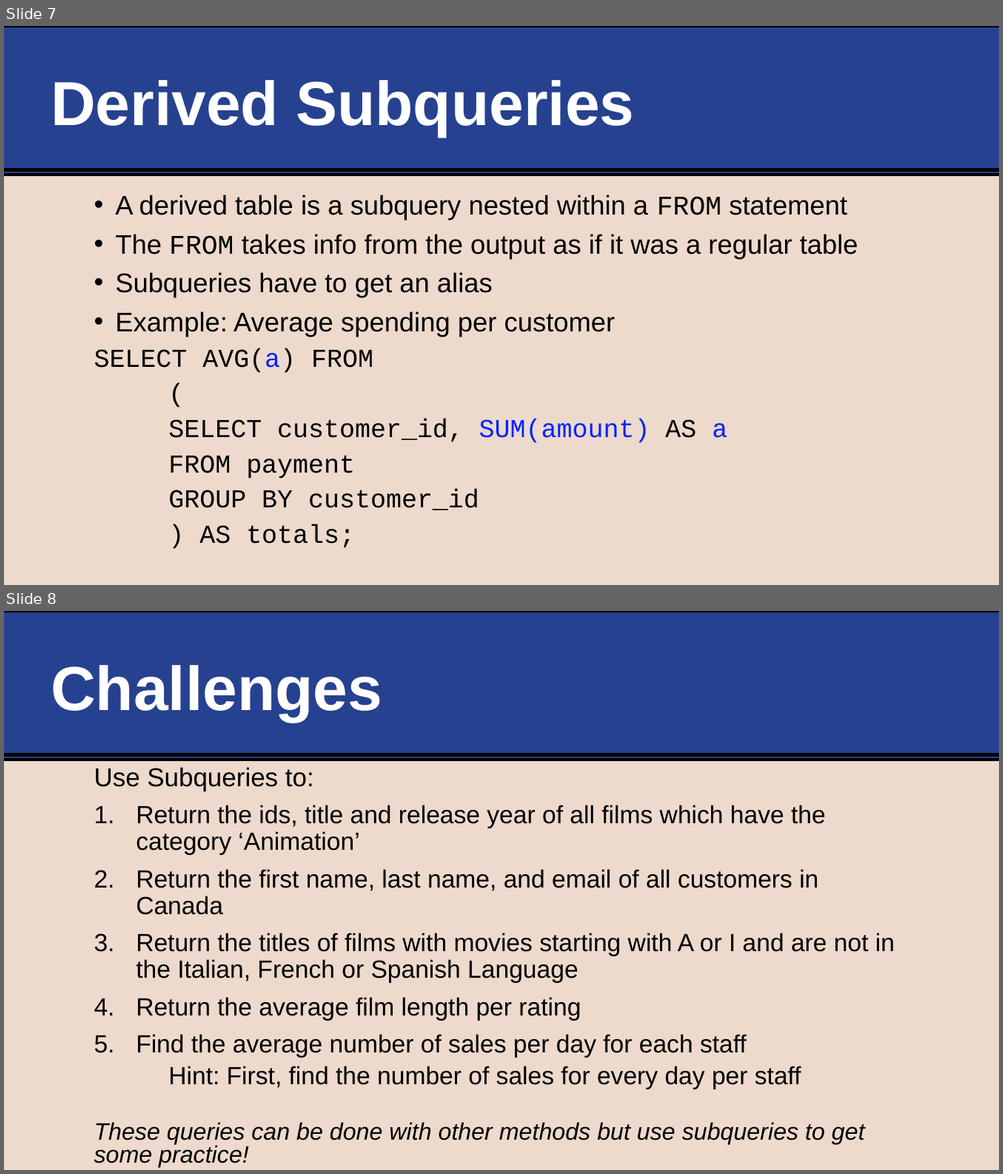
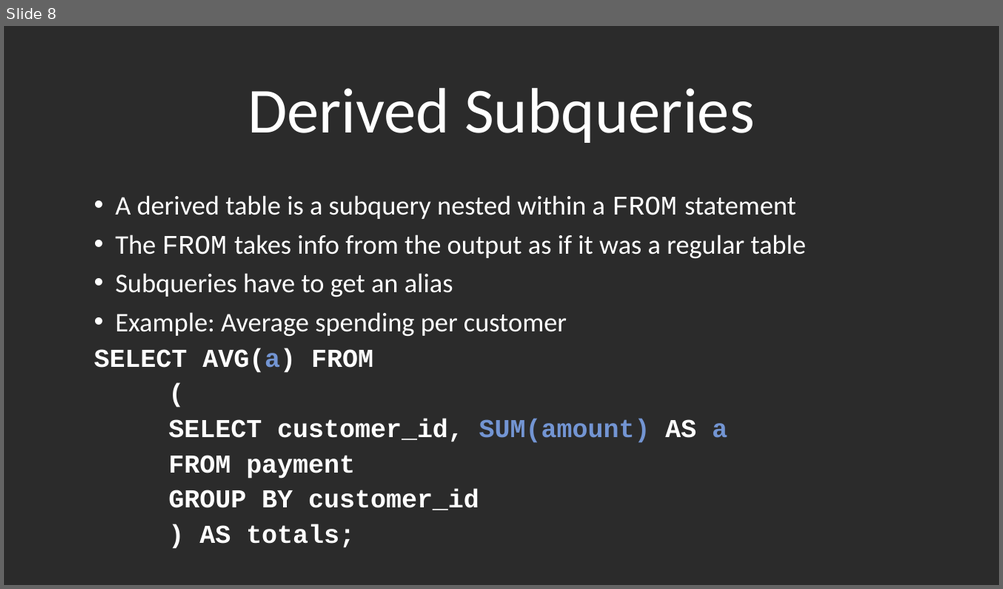
Before and after one commit to life-efficient/Data-Engineering, a slide deck: 2. SQL/5. Subqueries/5. SQL Subqueries.pptx. Shown one above the other, each under a label of ours: slides 7 and 8 before the commit, slide 8 after it. The pictures are 1003x1174 and 1003x589 pixels, drawn with LibreOffice and Linux fonts; fonts in the diff are those of the drawing; background and template pictures are left out; a plain dark background stands for a picture behind light text. Boxes give left, top, right and bottom in pixels: in the first picture for what was removed or moved away, otherwise in the second. Text is boxed around its words. In the diff, an @@ line names an element or a change of style, - is before the commit and + after.

```diff
--- a/2. SQL/5. Subqueries/5. SQL Subqueries.pptx
+++ b/2. SQL/5. Subqueries/5. SQL Subqueries.pptx
@@ slide 8 removed at (4,611,999,1170), background #EDDACC @@
@@ rectangle removed at (4,611,999,760) @@
@@ title removed at (51,665,382,721) @@
-Challenges
@@ line removed from (4, 755) to (999, 755) @@
@@ text removed at (94,767,894,1168) @@
-Use Subqueries to:
-1. Return the ids, title and release year of all films which have the category ‘Animation’
-2. Return the first name, last name, and email of all customers in Canada
-3. Return the titles of films with movies starting with A or I and are not in the Italian, French or Spanish Language
-4. Return the average film length per rating
-5. Find the average number of sales per day for each staff
-  Hint: First, find the number of sales for every day per staff
-These queries can be done with other methods but use subqueries to get some practice!
@@ what was slide 7 is now slide 8 @@
@@ slide 8 changed as well @@
@@ background #EDDACC to picture (left out) @@
@@ rectangle removed at (4,26,999,175) @@
@@ title "Derived Subqueries" at (247,88,754,143): size 60 to 61.9 pt, font Arial to Calibri, bold off; alignment left to centre; vertical alignment middle to bottom @@
@@ line removed from (4, 170) to (999, 170) @@
@@ text "A derived table is a ..." at (94,195,806,548): font Arial to Calibri in "A derived table is a subquery nested ...", "The takes info from the output as ...", "Subqueries have to get an alias", "Example: Average spending per customer"; text colour #000000 to #FFFFFF; text colour #0122FF to #7395D3 in "AVG(a)", "SUM(amount) a"; bold on in "SELECT AVG(a) FROM", "(", "SELECT customer_id, SUM(amount) AS a", "FROM payment" and 2 more places @@
```
Also in this commit, not shown: 10 other slides changed, 3 slides added, 1 other slide removed, 9 other files.
